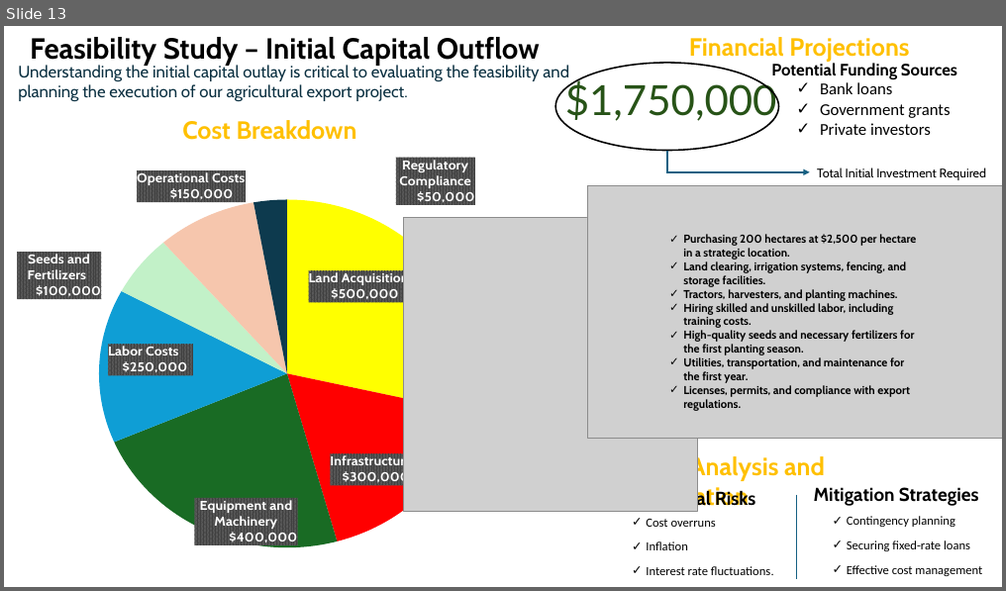
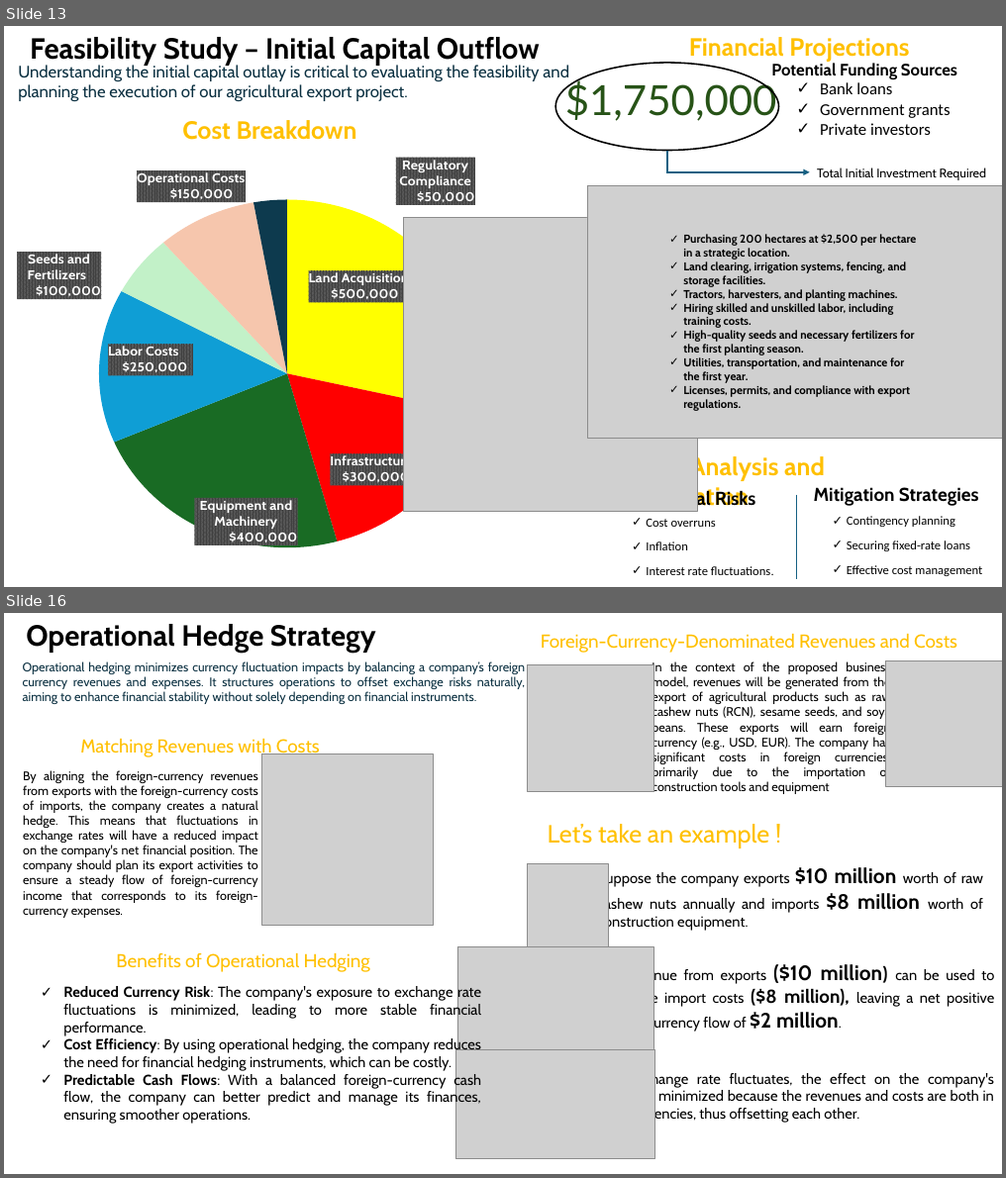
Before and after one commit to Gbekoilias/SustainableBusinessExpansion, a slide deck: Diversification Strategy for Government Construction.pptx. Shown one above the other, each under a label of ours: slide 13 before the commit, slides 13 and 16 after it; the slides between them are not shown. The pictures are 1006x591 and 1006x1178 pixels, drawn with LibreOffice and Linux fonts; fonts in the diff are those of the drawing; grey boxes stand for pictures. Boxes give left, top, right and bottom in pixels: in the first picture for what was removed or moved away, otherwise in the second. Text is boxed around its words. In the diff, an @@ line names an element or a change of style, - is before the commit and + after.

```diff
--- a/Diversification Strategy for Government Construction.pptx
+++ b/Diversification Strategy for Government Construction.pptx
@@ slide 16 added at (4, 613, 1002, 1174), background #FFFFFF @@
@@ text added at (26, 624, 376, 653), 28 pt, text #000000, bold @@
+Operational Hedge Strategy
@@ text added at (541, 633, 957, 653), 18 pt, text #FFC000 @@
+Foreign-Currency-Denominated Revenues and Costs
@@ text added at (23, 662, 525, 704), 12 pt, text #0B3041 @@
+Operational hedging minimizes currency fluctuation impacts by balancing a company’s foreign currency revenues and expenses. It structures operations to offset exchange risks naturally, aiming to enhance financial stability without solely depending on financial instruments.
@@ picture added at (528, 664, 653, 791) @@
@@ text added at (651, 661, 891, 794), 12 pt, text #000000 @@
+In the context of the proposed business model, revenues will be generated from the export of agricultural products such as raw cashew nuts (RCN), sesame seeds, and soya beans. These exports will earn foreign currency (e.g., USD, EUR). The company has significant costs in foreign currencies, primarily due to the importation of construction tools and equipment
@@ picture added at (886, 661, 1002, 787) @@
@@ text added at (80, 738, 320, 758), 18 pt, text #FFC000 @@
+Matching Revenues with Costs
@@ picture added at (261, 754, 433, 925) @@
@@ text added at (23, 770, 258, 918), 12 pt, text #000000 @@
+By aligning the foreign-currency revenues from exports with the foreign-currency costs of imports, the company creates a natural hedge. This means that fluctuations in exchange rates will have a reduced impact on the company's net financial position. The company should plan its export activities to ensure a steady flow of foreign-currency income that corresponds to its foreign-currency expenses.
@@ text added at (548, 824, 770, 849), 24 pt, text #FFC000 @@
+Let’s take an example !
@@ picture added at (528, 864, 610, 953) @@
@@ text added at (597, 867, 983, 932), 14 pt, text #000000 @@
+Suppose the company exports $10 million worth of raw cashew nuts annually and imports $8 million worth of construction equipment.
@@ text added at (116, 953, 370, 972), 18 pt, text #FFC000 @@
+Benefits of Operational Hedging
@@ picture added at (457, 948, 653, 1058) @@
@@ text added at (598, 964, 994, 1032), 14 pt, text #000000 @@
+The revenue from exports ($10 million) can be used to cover the import costs ($8 million), leaving a net positive foreign-currency flow of $2 million.
@@ text added at (63, 985, 481, 1124), 14 pt, text #000000 @@
+✓ Reduced Currency Risk: The company's exposure to exchange rate fluctuations is minimized, leading to more stable financial performance.
+✓ Cost Efficiency: By using operational hedging, the company reduces the need for financial hedging instruments, which can be costly.
+✓ Predictable Cash Flows: With a balanced foreign-currency cash flow, the company can better predict and manage its finances, ensuring smoother operations.
@@ picture added at (455, 1050, 655, 1159) @@
@@ text added at (630, 1071, 994, 1123), 14 pt, text #000000 @@
+If the exchange rate fluctuates, the effect on the company's financials is minimized because the revenues and costs are both in foreign currencies, thus offsetting each other.
```
Also in this commit, not shown: 1 slide changed, 8 other slides added, 16 other files.
